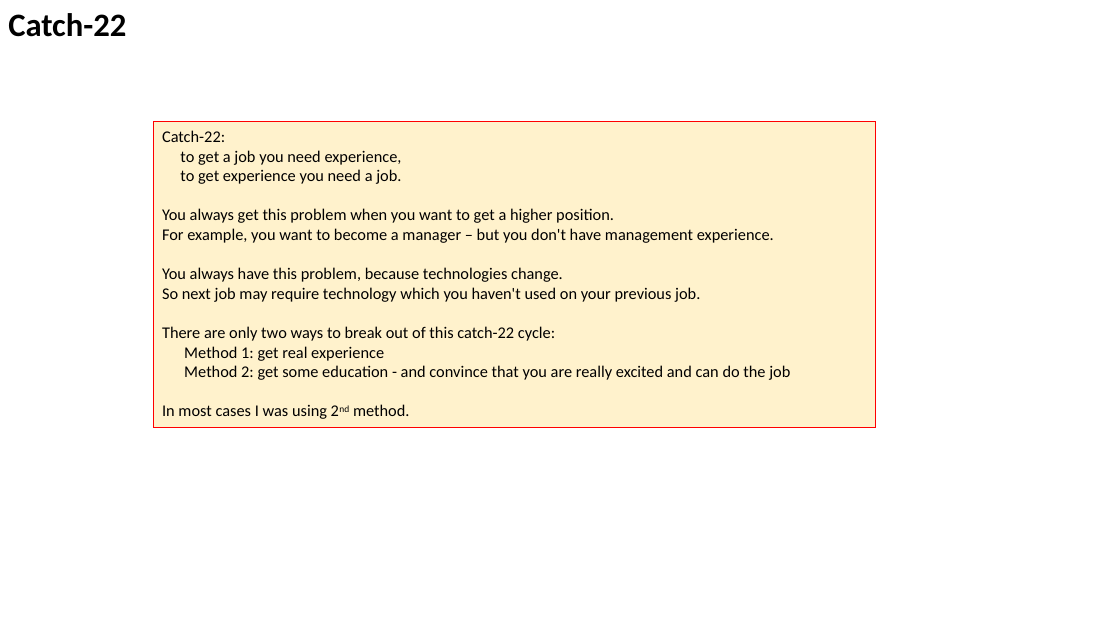
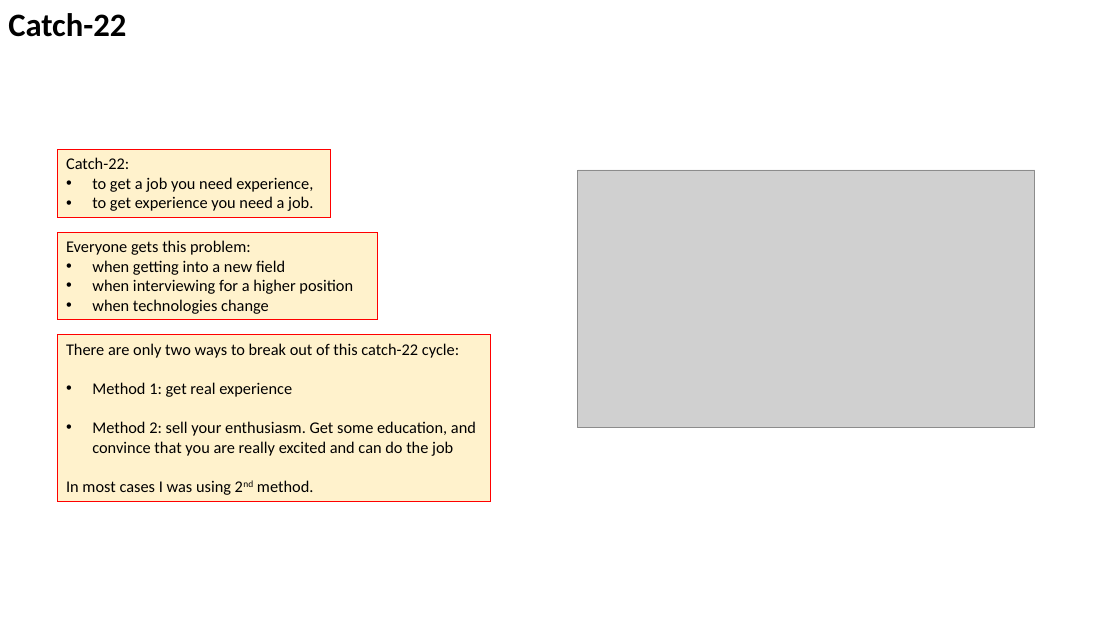
Before and after one commit to lselector/marketing, a slide deck: slide 4 of Job_Searching.pptx. Drawn at 1120x630 pixels with LibreOffice and Linux fonts; fonts in the diff are those of the drawing; grey boxes stand for pictures. Boxes give left, top, right and bottom in pixels: in the first picture for what was removed or moved away, otherwise in the second. Text is boxed around its words. In the diff, an @@ line names an element or a change of style, - is before the commit and + after.

```diff
--- a/Job_Searching.pptx
+++ b/Job_Searching.pptx
@@ rectangle "Catch-22:": place and size @@
-rectangle "Catch-22:" at (154, 122, 875, 428)
+rectangle "Catch-22:" at (58, 150, 331, 218)
@@ text in rectangle at (92, 177, 313, 211): bullet none to • @@
@@ picture added at (578, 170, 1035, 427) @@
@@ text in rectangle at (162, 208, 790, 419): paragraphs removed @@
-You always get this problem when you want to get a higher position.
-For example, you want to become a manager – but you don't have management experience.
-You always have this problem, because technologies change.
-So next job may require technology which you haven't used on your previous job.
-There are only two ways to break out of this catch-22 cycle:
-Method 1: get real experience
-Method 2: get some education - and convince that you are really excited and can do the job
-In most cases I was using 2nd method.
@@ rectangle added at (58, 232, 378, 319), fill #FFF2CC, outline #FF0000 0.75 pt, 14 pt, text #000000 @@
+Everyone gets this problem:
+• when getting into a new field
+• when interviewing for a higher position
+• when technologies change
@@ rectangle added at (58, 335, 492, 502), fill #FFF2CC, outline #FF0000 0.75 pt, 14 pt, text #000000 @@
+There are only two ways to break out of this catch-22 cycle:
+• Method 1: get real experience
+• Method 2: sell your enthusiasm. Get some education, and convince that you are really excited and can do the job
+In most cases I was using 2nd method.
```
Also in this commit, not shown: 10 other slides changed, 2 slides added.
